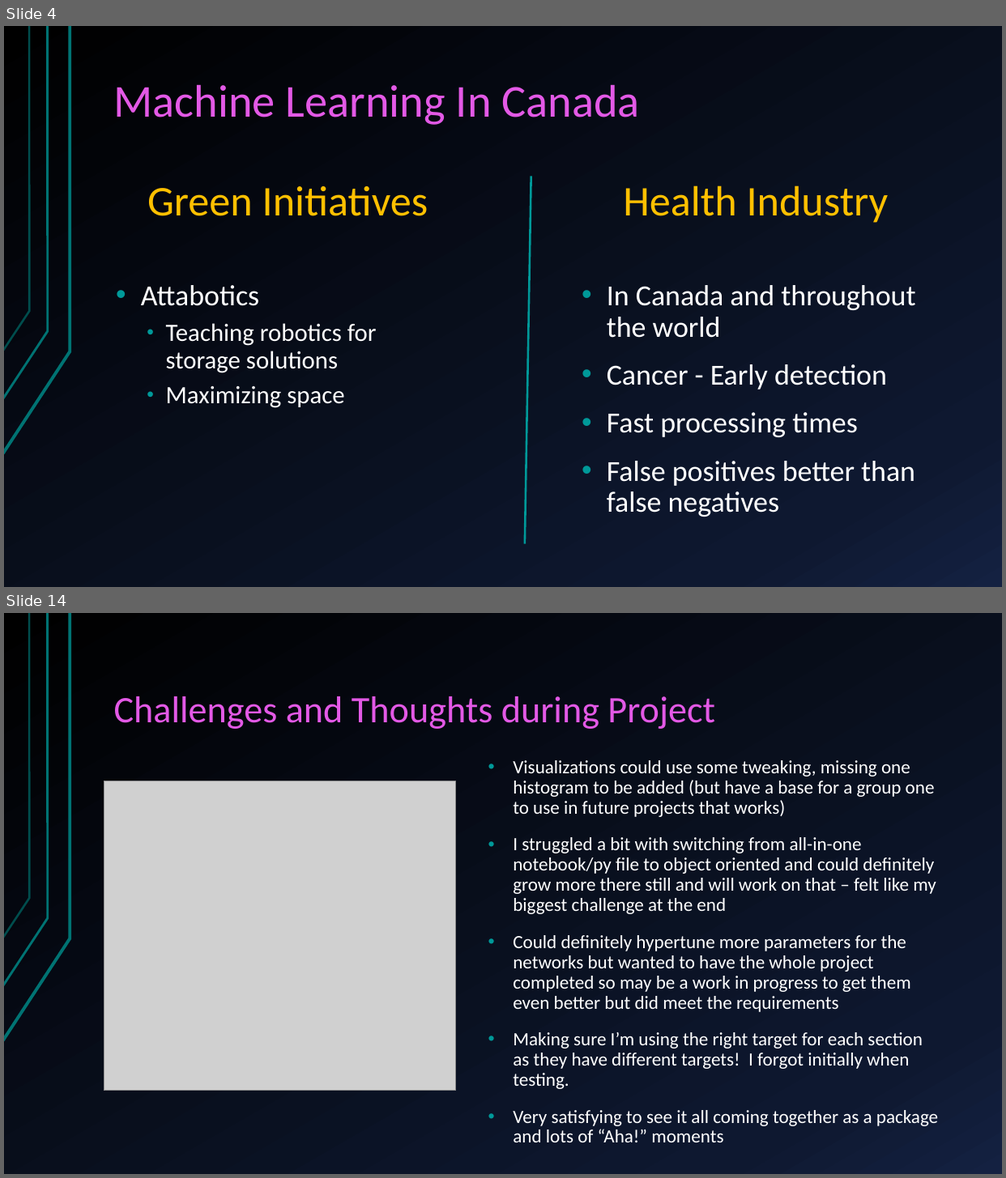
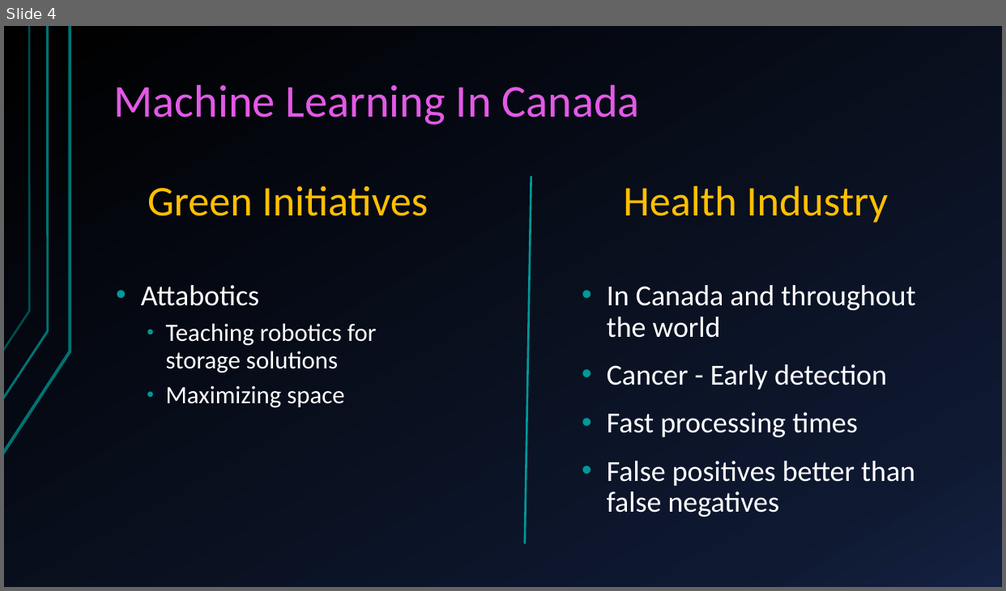
Before and after one commit to Mivenya/lt_presentation, a slide deck: lt_presentation/MWLightning.pptx. Shown one above the other, each under a label of ours: slides 4 and 14 before the commit, slide 4 after it; the slides between them are not shown. The pictures are 1006x1178 and 1006x591 pixels, drawn with LibreOffice and Linux fonts; fonts in the diff are those of the drawing; grey boxes stand for pictures. Boxes give left, top, right and bottom in pixels: in the first picture for what was removed or moved away, otherwise in the second. Text is boxed around its words. In the diff, an @@ line names an element or a change of style, - is before the commit and + after.

```diff
--- a/lt_presentation/MWLightning.pptx
+++ b/lt_presentation/MWLightning.pptx
@@ slide 14 removed at (4,613,1002,1174), background gradient #000000 to #0F1931 to #142242; not listed: 3 template elements that a slide beside it also shows @@
@@ title removed at (114,696,714,729) @@
-Challenges and Thoughts during Project
@@ picture removed at (104,781,455,1091) @@
@@ text removed at (513,760,938,1143) @@
-• Visualizations could use some tweaking, missing one histogram to be added (but have a base for a group one to use in future projects that works)
-• I struggled a bit with switching from all-in-one notebook/py file to object oriented and could definitely grow more there still and will work on that – felt like my biggest challenge at the end
-• Could definitely hypertune more parameters for the networks but wanted to have the whole project completed so may be a work in progress to get them even better but did meet the requirements
-• Making sure I’m using the right target for each section as they have different targets! I forgot initially when testing.
-• Very satisfying to see it all coming together as a package and lots of “Aha!” moments
```
Also in this commit, not shown: 1 slide changed, 3 slides added, 8 other slides removed.
